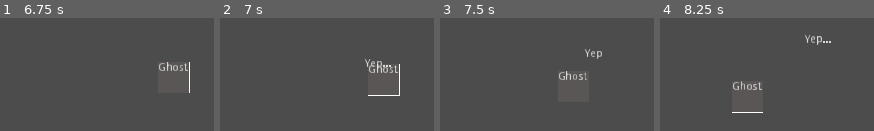
Above: before the commit, frames 1-4 (left to right).
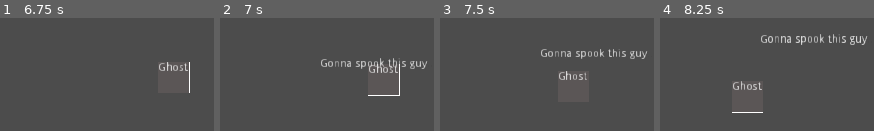
Above: after the commit, the same moments.

Repository: feyrkh/spook-encounters
Game: Godot game, scene res://scene/demo/scriptedGhostDemo.tscn
The game is run twice, just before and just after one commit, with the same random seed, the same clock (stepped at 60 frames per second) and the same inputs. The project has no main scene, so this scene is started directly.
Inputs (mouse positions are in pixels of both pictures, inside the frame that each line leads up to):
- Up to frame 1 (6.75 s): move the mouse to (outside the picture) at 0.52 s; hold D (p1_move_right) 0.53-1.28 s; tap Tab (cycle_selected_item) at 0.6 s; click (outside the picture) at 0.67 s; tap Enter at 1.25, 2.75, 4.25 s; move the mouse to (outside the picture) at 1.27 s; hold S (p1_move_down) 1.28-2.03 s; tap X (drop_held_item) at 1.35 s; tap Space at 2, 3.5, 5 s; move the mouse to (outside the picture) at 2.02 s; hold D (p1_move_right) 2.03-2.78 s; tap 0 (inv_select_0) at 2.1 s; move the mouse to (outside the picture) at 2.77 s; hold W (p1_move_up) 2.78-3.53 s; tap 1 (inv_select_1) at 2.85 s; click (outside the picture) at 2.92 s; move the mouse to (outside the picture) at 3.52 s; hold A (p1_move_left) 3.53-5.03 s; tap 2 (inv_select_2) at 3.6 s; move the mouse to (outside the picture) at 4.27 s; tap 3 (inv_select_3) at 4.35 s; move the mouse to (186, 110) at 5.02 s; hold S (p1_move_down) 5.03-5.78 s; tap 4 (inv_select_4) at 5.1 s; click (186, 110) at 5.17 s; move the mouse to (outside the picture) at 5.77 s; hold D (p1_move_right) 5.78-6.53 s; tap 5 (inv_select_5) at 5.85 s; move the mouse to (outside the picture) at 6.52 s; hold W (p1_move_up) from 6.53 s (still down); tap 6 (inv_select_6) at 6.6 s
- Up to frame 2 (7 s): keep holding W (p1_move_up)
- Up to frame 3 (7.5 s): move the mouse to (outside the picture) at 7.27 s; release W (p1_move_up) at 7.28 s; hold D (p1_move_right) from 7.28 s (still down); tap 7 (inv_select_7) at 7.35 s; click (outside the picture) at 7.42 s
- Up to frame 4 (8.25 s): move the mouse to (outside the picture) at 8.02 s; release D (p1_move_right) at 8.03 s; hold S (p1_move_down) from 8.03 s (still down); tap 8 (inv_select_8) at 8.1 s

Frame 1 is identical in both runs. In frame 2, 1.4% of the frame differs, in the area x 47-97%, y 35-46%; in frame 3, 1.4%; in frame 4, 1.6%, in the area x 47-97%, y 14-24%.

Commit message:
Tweak msg

Diff:
--- a/scene/demo/scriptedGhostDemo.tscn
+++ b/scene/demo/scriptedGhostDemo.tscn
@@ -64,7 +64,7 @@
 waitForSeconds = 5.0
 
 [node name="soundEffect2" parent="ghost/GhostScript" instance=ExtResource( 8 )]
-soundText = "Yep..."
+soundText = "Gonna spook this guy..."
 
 [node name="moveTo2" parent="ghost/GhostScript" instance=ExtResource( 4 )]
 target = "Position2D2"
